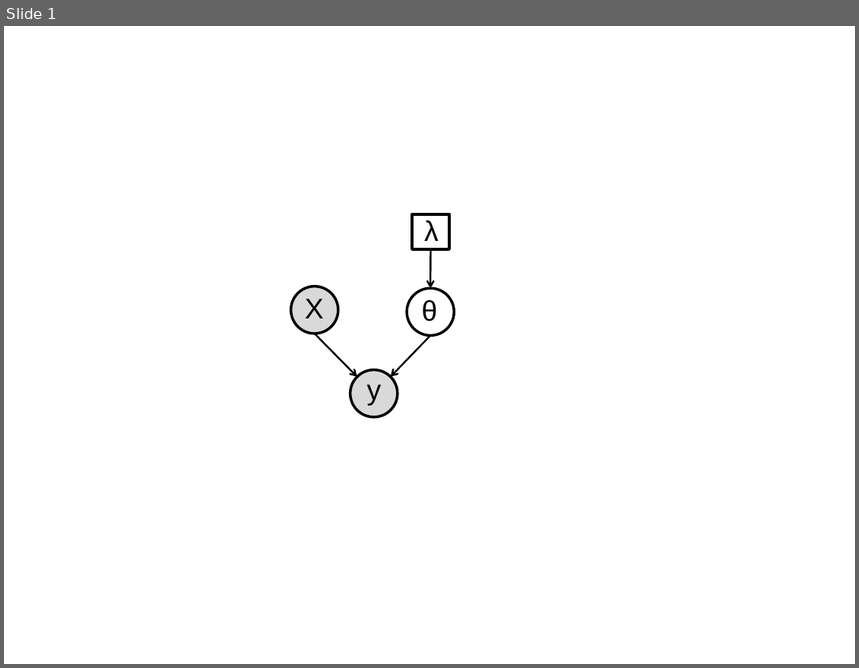
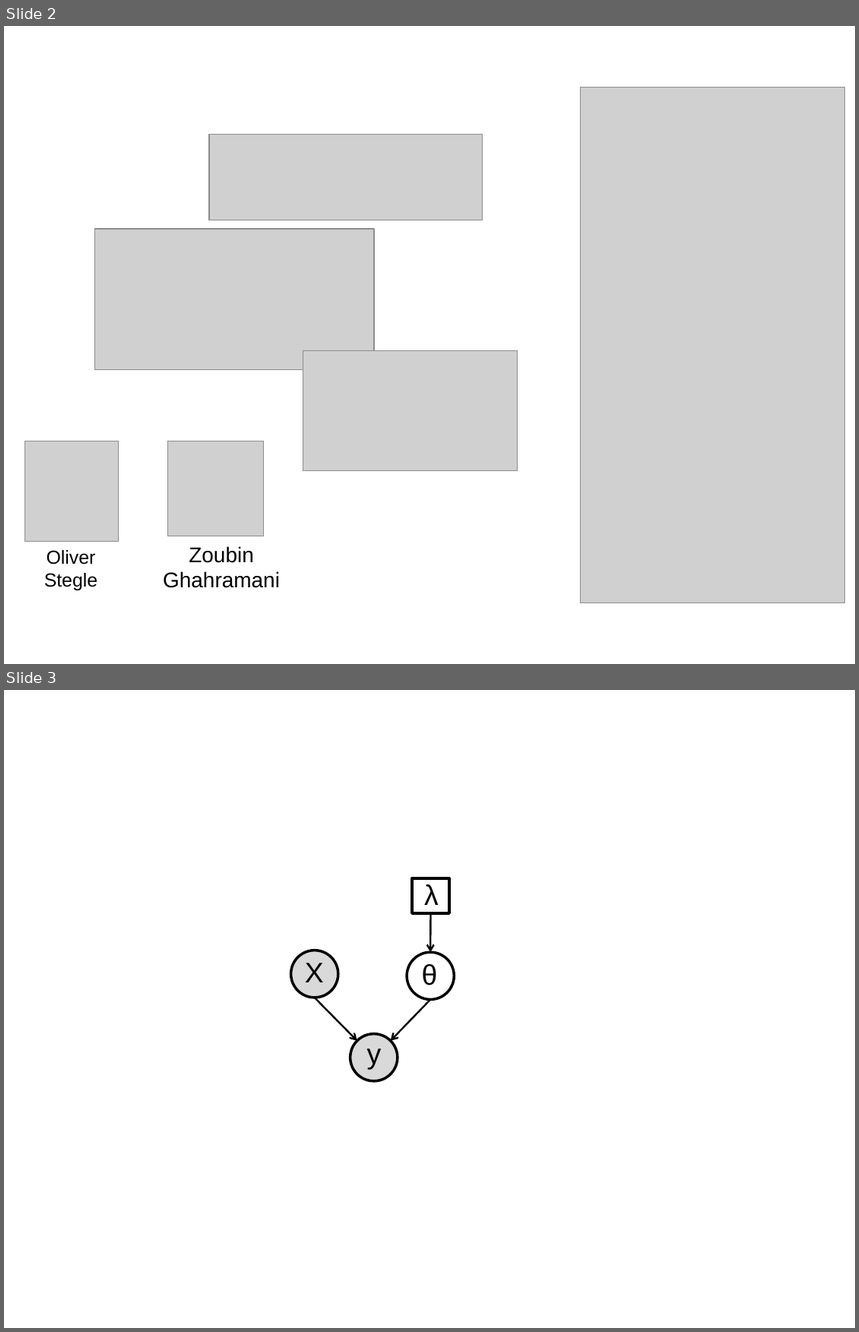
Before and after one commit to cangermueller/python_lecture, a slide deck: figures/figures.pptx. Shown one above the other, each under a label of ours: slide 1 before the commit, slides 2 and 3 after it. The pictures are 859x668 and 859x1332 pixels, drawn with LibreOffice and Linux fonts; fonts in the diff are those of the drawing; grey boxes stand for pictures. Boxes give left, top, right and bottom in pixels: in the first picture for what was removed or moved away, otherwise in the second. Text is boxed around its words. In the diff, an @@ line names an element or a change of style, - is before the commit and + after.

```diff
--- a/figures/figures.pptx
+++ b/figures/figures.pptx
@@ slide 2 added at (4, 26, 855, 664), background #FFFFFF @@
@@ picture added at (580, 88, 845, 603) @@
@@ picture added at (209, 134, 482, 220) @@
@@ picture added at (95, 229, 374, 370) @@
@@ picture added at (303, 351, 517, 471) @@
@@ picture added at (25, 442, 118, 542) @@
@@ picture added at (168, 442, 264, 537) @@
@@ text added at (163, 547, 280, 588), 18 pt, text #000000 @@
+Zoubin
+Ghahramani
@@ text added at (44, 550, 97, 591), 16 pt, text #000000 @@
+Oliver Stegle
@@ what was slide 1 is now slide 3 @@
```
Also in this commit, not shown: 1 other slide added, 14 other files.
